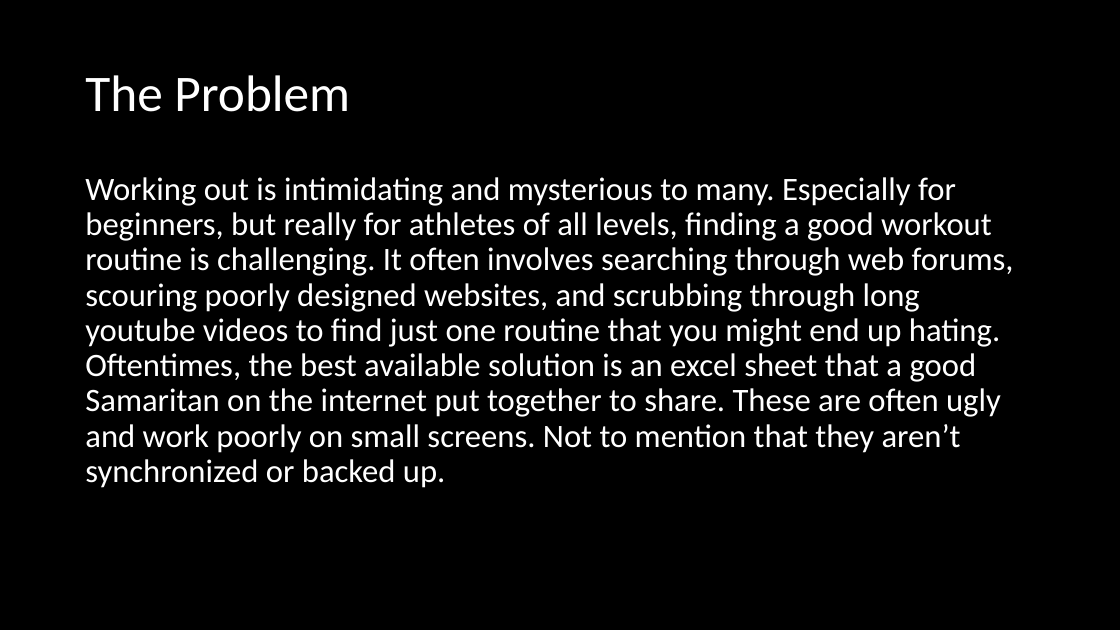
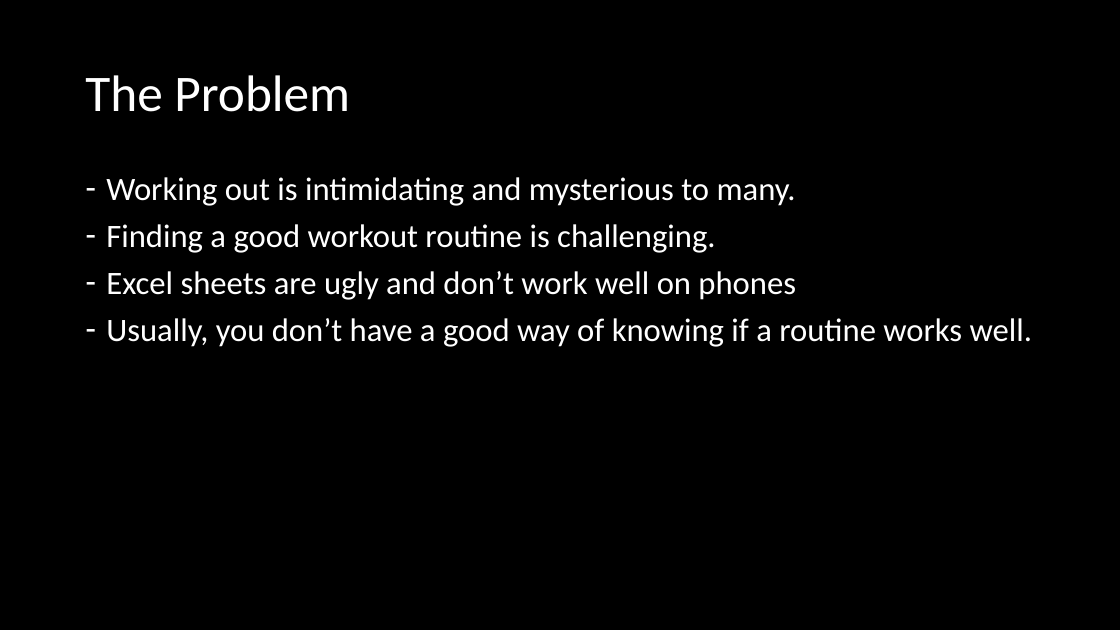
Before and after one commit to Skyward176/UnnamedFitnessApp, a slide deck: slide 2 of Documentation/Presentations/Final Presentation.pptx. Drawn at 1120x630 pixels with LibreOffice and Linux fonts; fonts in the diff are those of the drawing. Boxes give left, top, right and bottom in pixels: in the first picture for what was removed or moved away, otherwise in the second. Text is boxed around its words. In the diff, an @@ line names an element or a change of style, - is before the commit and + after.

```diff
--- a/Documentation/Presentations/Final Presentation.pptx
+++ b/Documentation/Presentations/Final Presentation.pptx
@@ text at [106, 177, 1032, 347]: text changed @@
-Working out is intimidating and mysterious to many. Especially for beginners, but really for athletes of all levels, finding a good workout routine is challenging. It often involves searching through web forums, scouring poorly designed websites, and scrubbing through long youtube videos to find just one routine that you might end up hating. Oftentimes, the best available solution is an excel sheet that a good Samaritan on the internet put together to share. These are often ugly and work poorly on small screens. Not to mention that they aren’t synchronized or backed up.
+– Working out is intimidating and mysterious to many.
+– Finding a good workout routine is challenging.
+– Excel sheets are ugly and don’t work well on phones
+– Usually, you don’t have a good way of knowing if a routine works well.
```
Also in this commit, not shown: 3 other slides changed, 16 slides added, 1 slide removed, 3 other files.
